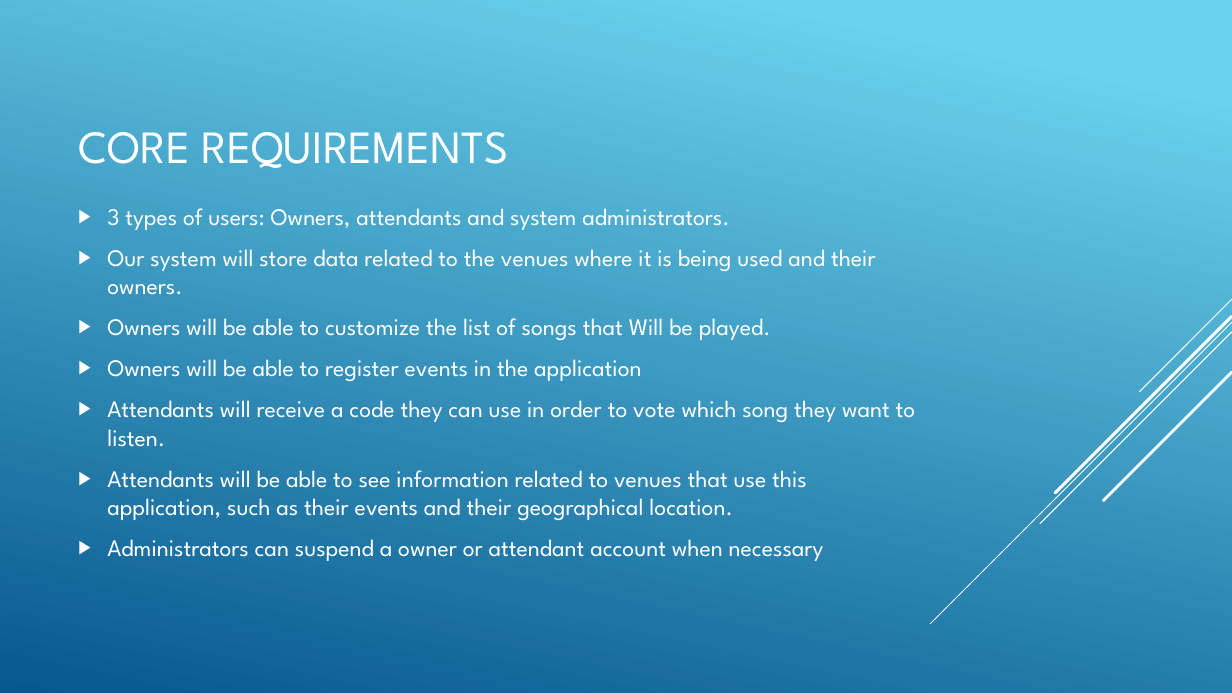
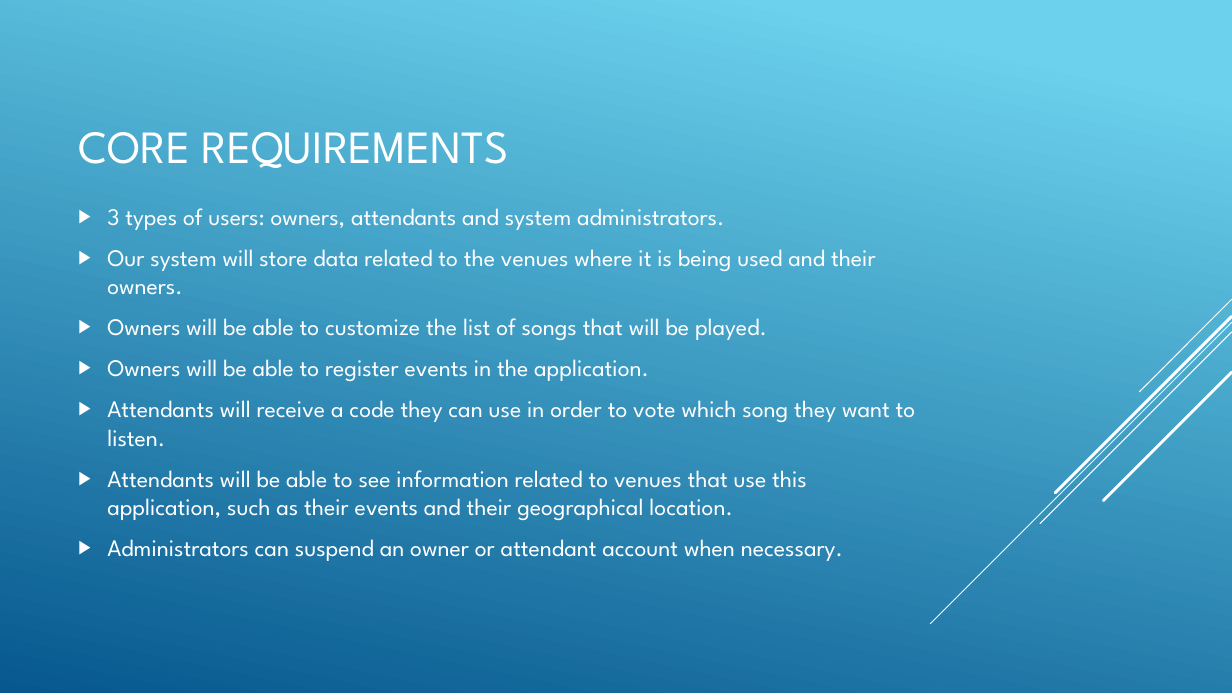
Before and after one commit to pabreblob/capsulefy, a slide deck: slide 5 of Week 1 docs/JUKEVOTE.pptx. Drawn at 1232x693 pixels with LibreOffice and Linux fonts; fonts in the diff are those of the drawing. Boxes give left, top, right and bottom in pixels: in the first picture for what was removed or moved away, otherwise in the second. Text is boxed around its words. In the diff, an @@ line names an element or a change of style, - is before the commit and + after.

Commit message:
Fixed typos

```diff
--- a/Week 1 docs/JUKEVOTE.pptx
+++ b/Week 1 docs/JUKEVOTE.pptx
@@ text at (107,208,724,230): text changed @@
-▶ 3 types of users: Owners, attendants and system administrators.
+▶ 3 types of users: owners, attendants and system administrators.
@@ text at (107,318,767,381): text changed @@
-▶ Owners will be able to customize the list of songs that Will be played.
-▶ Owners will be able to register events in the application
+▶ Owners will be able to customize the list of songs that will be played.
+▶ Owners will be able to register events in the application.
@@ text at (107,539,843,561): text changed @@
-▶ Administrators can suspend a owner or attendant account when necessary
+▶ Administrators can suspend an owner or attendant account when necessary.
```
Also in this commit, not shown: 5 other slides changed.
